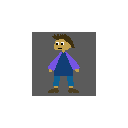
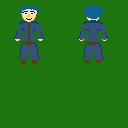
Two versions of the same layered image (128x128). Layer-by-layer changes:
added group "Group 1" with 2 layers above "Down" over (14, 5, 108, 65)
added layer "Layer 2" in group "Group 1" over (14, 5, 44, 65)
added layer "Layer 3" in group "Group 1" over (78, 5, 108, 63)
hid "Left" over (48, 34, 80, 93)
added layer "BigBG" above "BG" over (0, 0, 128, 128)
hid "BG" over (32, 32, 96, 96)
